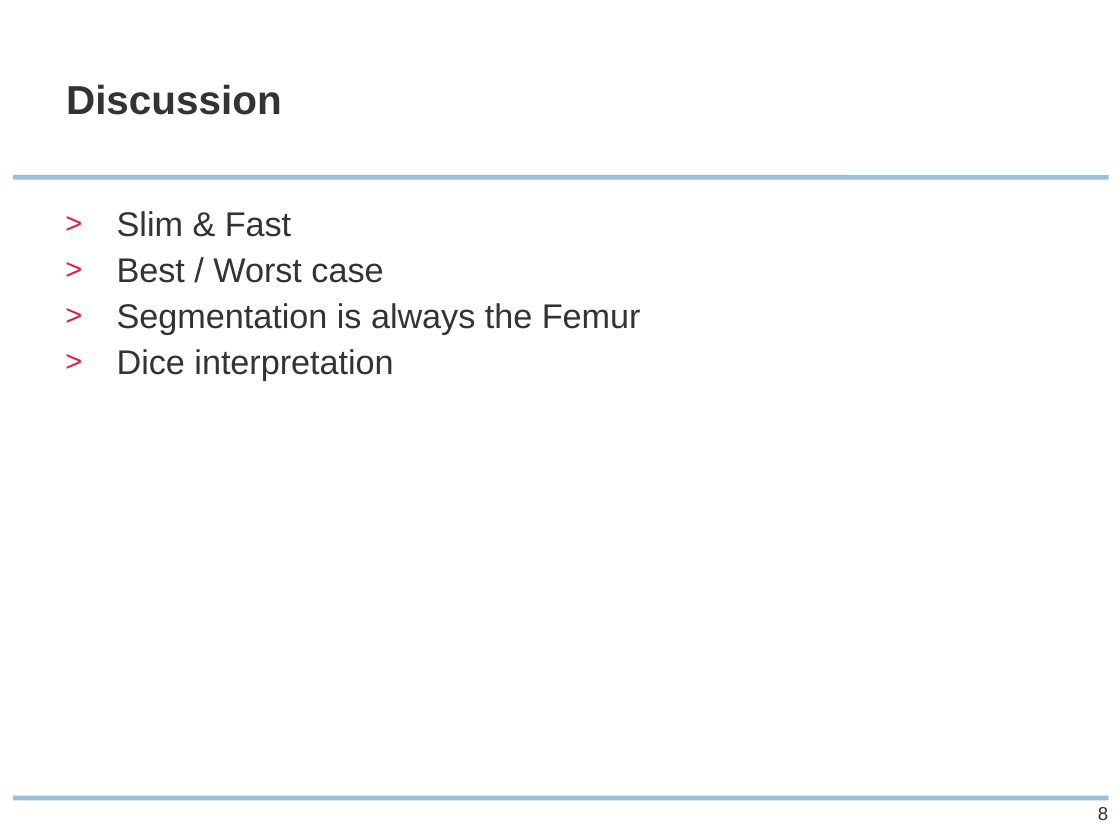
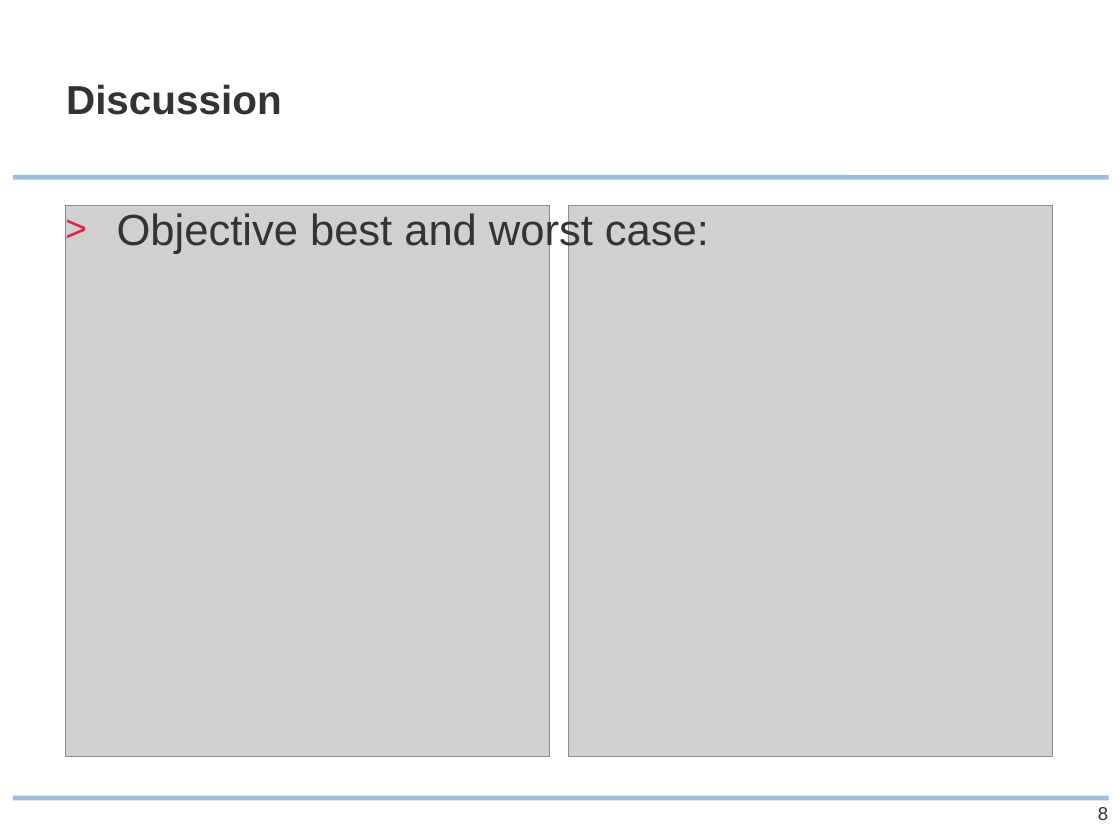
Before and after one commit to ipa/MIALab, a slide deck: slide 8 of doc/presentation/MIALab_slides.pptx. Drawn at 1120x840 pixels with LibreOffice and Linux fonts; fonts in the diff are those of the drawing; grey boxes stand for pictures; background and template pictures are left out. Boxes give left, top, right and bottom in pixels: in the first picture for what was removed or moved away, otherwise in the second. Text is boxed around its words. In the diff, an @@ line names an element or a change of style, - is before the commit and + after.

Commit message:
final presentation

```diff
--- a/doc/presentation/MIALab_slides.pptx
+++ b/doc/presentation/MIALab_slides.pptx
@@ picture added at box(65, 205, 549, 756) @@
@@ picture added at box(568, 205, 1052, 756) @@
@@ text at box(117, 210, 709, 254): text changed; size 22 to 28 pt @@
-> Slim & Fast
-> Best / Worst case
-> Segmentation is always the Femur
-> Dice interpretation
+> Objective best and worst case:
```
Also in this commit, not shown: 3 other slides changed, 1 other file.
